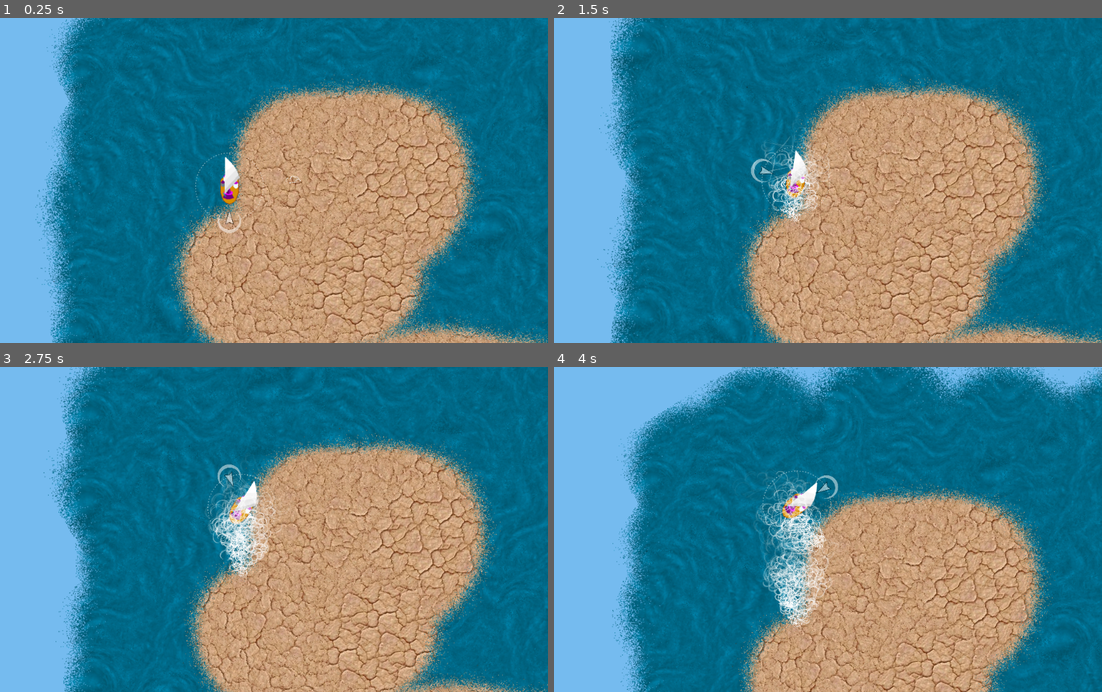
Above: before the commit, frames 1-4 (two rows, left to right).
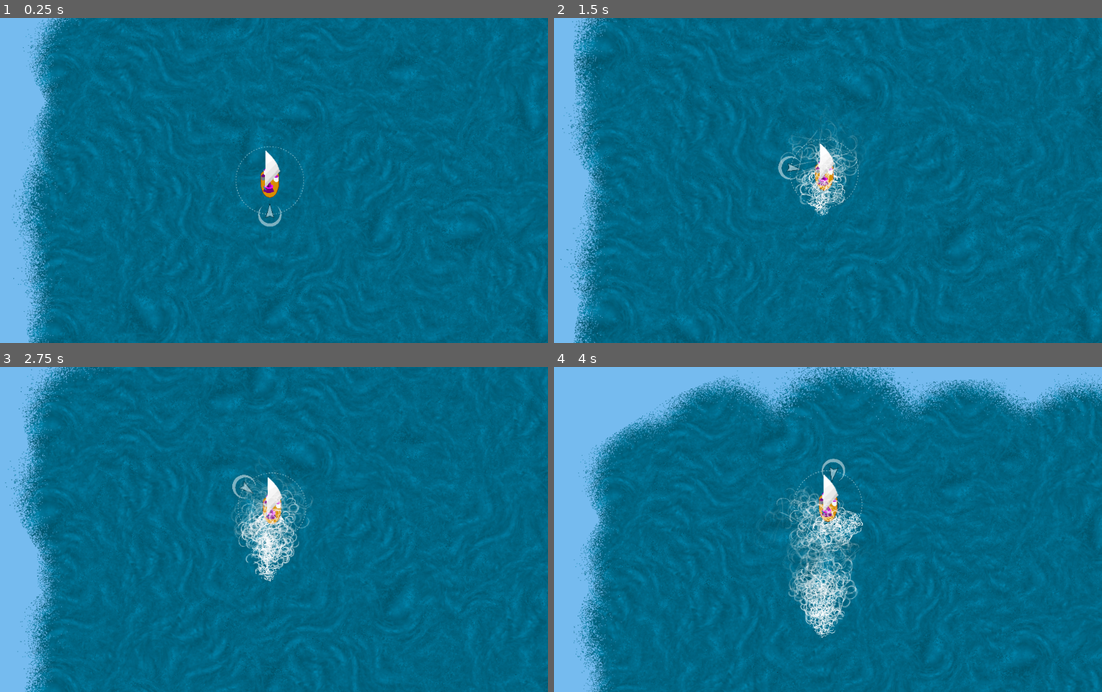
Above: after the commit, the same moments.

Repository: derhannesb/mergicians
Game: Godot game, scene res://scenes/main.tscn
Same seed, same stepped clock (60 frames per second), same inputs: the game is played once before the commit and once after it.
Inputs:
- Up to frame 1 (0.25 s): no input
- Up to frame 2 (1.5 s): hold D (right) 0.53-1.28 s; hold Space (action) 0.53-1.28 s; hold A (left) from 1.28 s (still down); tap Space (action) at 1.35 s
- Up to frame 3 (2.75 s): release A (left) at 2.03 s; hold D (right) from 2.03 s (still down); hold Space (action) from 2.03 s (still down)
- Up to frame 4 (4 s): release Space (action) at 2.78 s; tap Space (action) at 2.85 s; release D (right) at 3.53 s; hold A (left) from 3.53 s (still down); hold Space (action) from 3.53 s (still down)

The runs differ from the first frame. In frame 1, 43% of the frame differs, in the area x 2-100%, y 0-100%; in frame 2, 46%, in the area x 1-100%, y 0-100%; in frame 3, 46%; in frame 4, 44%.

Commit message:
another go at island generation

Diff:
--- a/scenes/IslandPart.tscn
+++ b/scenes/IslandPart.tscn
@@ -25,23 +25,23 @@
 shape = SubResource( 1 )
 _sections_unfolded = [ "Transform" ]
 
-[node name="landscape-rocks" type="Sprite" parent="." index="1"]
+[node name="rocks" type="Sprite" parent="." index="1"]
 
 visible = false
 position = Vector2( 0.88266, -2.19424 )
 texture = ExtResource( 1 )
 _sections_unfolded = [ "Transform" ]
 
-[node name="landscape-clay" type="Sprite" parent="." index="2"]
+[node name="clay" type="Sprite" parent="." index="2"]
 
+visible = false
 position = Vector2( 0.300842, 0.230286 )
 texture = ExtResource( 2 )
 _sections_unfolded = [ "Transform" ]
 
-[node name="landscape-grass" type="Sprite" parent="." index="3"]
+[node name="grass" type="Sprite" parent="." index="3"]
 
 visible = false
 position = Vector2( 0.88266, -2.4986 )
-scale = Vector2( 0.5, 0.5 )
 texture = ExtResource( 3 )
 _sections_unfolded = [ "Transform" ]
--- a/scenes/Terrain.gd
+++ b/scenes/Terrain.gd
@@ -23,15 +23,62 @@
 			self.add_child(water_part)
 
 func generate_islands():
-	for i in range(0,10):
+	for i in range(0,1):
 		generate_island(Vector2(rand_range(0,1920), rand_range(0,1080)))
 
+func shuffleList(list):
+	var shuffledList = []
+	var indexList = range(list.size())
+	for i in range(list.size()):
+		var x = randi() % indexList.size()
+		shuffledList.append(list[indexList[x]])
+		indexList.remove(x)
+	return shuffledList
+
 func generate_island(var position):
-	var last_position = position
-	for a in range(0,rand_range(2,16)):
-		for i in range(0,rand_range(2,16)):
-			var island_part = pl_island_part.instance()
-			island_part.position = Vector2(last_position.x + rand_range(-20, 20) + (i*20),
-			                               last_position.y + rand_range(-20, 20) + (a*20))
-			island_part.rotation_degrees = rand_range(0,359)
-			self.add_child(island_part)
+	var dx = 128
+	var dy = 111
+	var elements = Dictionary()
+
+	var start_position = position
+
+	for a in range(0, 5 + rand_range (1, 16)):
+		position = start_position
+		for i in range (0, 10):
+			var dir = int (rand_range (0, 6))
+			if dir == 0:
+				position = Vector2 (position.x + dx, position.y)
+			elif dir == 1:
+				position = Vector2 (position.x + dx/2, position.y + dy)
+			elif dir == 2:
+				position = Vector2 (position.x - dx/2, position.y + dy)
+			elif dir == 3:
+				position = Vector2 (position.x - dx, position.y)
+			elif dir == 4:
+				position = Vector2 (position.x - dx/2, position.y - dy)
+			elif dir == 5:
+				position = Vector2 (position.x + dx/2, position.y - dy)
+
+			var key = "" + str (int(position.x)) + "," + str(int(position.y))
+			if not elements.has (key):
+				elements[key] = Vector3 (position.x, position.y, 1)
+				break
+			else:
+				elements[key].z += 1
+
+	var keys = elements.keys()
+	keys = shuffleList (keys)
+
+	for key in keys:
+		var island_part = pl_island_part.instance()
+		if elements[key].z == 1:
+			island_part.get_node ("clay").show ()
+		elif elements[key].z < 3:
+			island_part.get_node ("rocks").show ()
+		else:
+			island_part.get_node ("grass").show ()
+
+		island_part.position = Vector2 (elements[key].x + rand_range (-20, 20),
+		                                elements[key].y + rand_range (-20, 20))
+		island_part.rotation_degrees = rand_range(0,359)
+		self.add_child(island_part)
